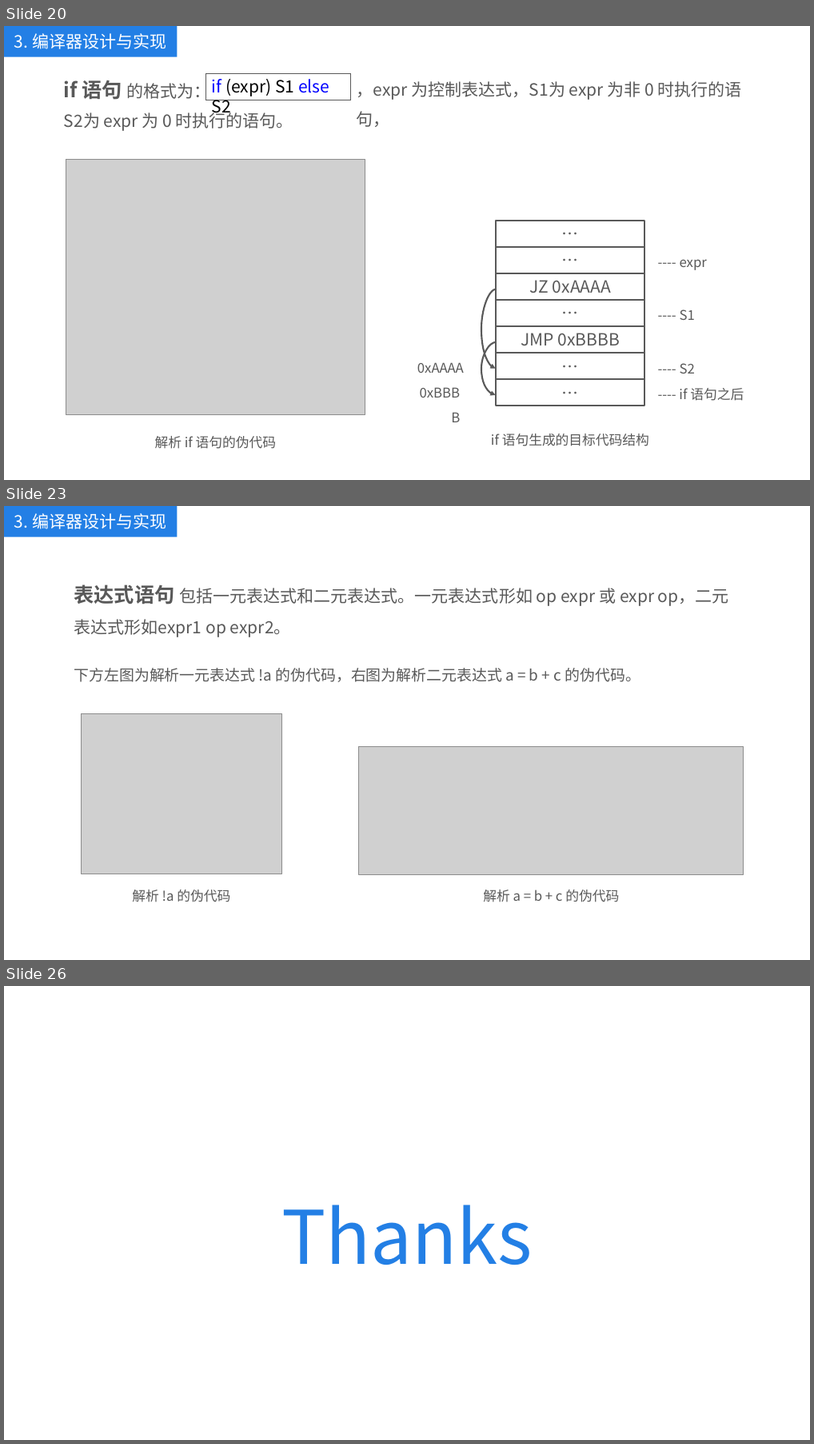
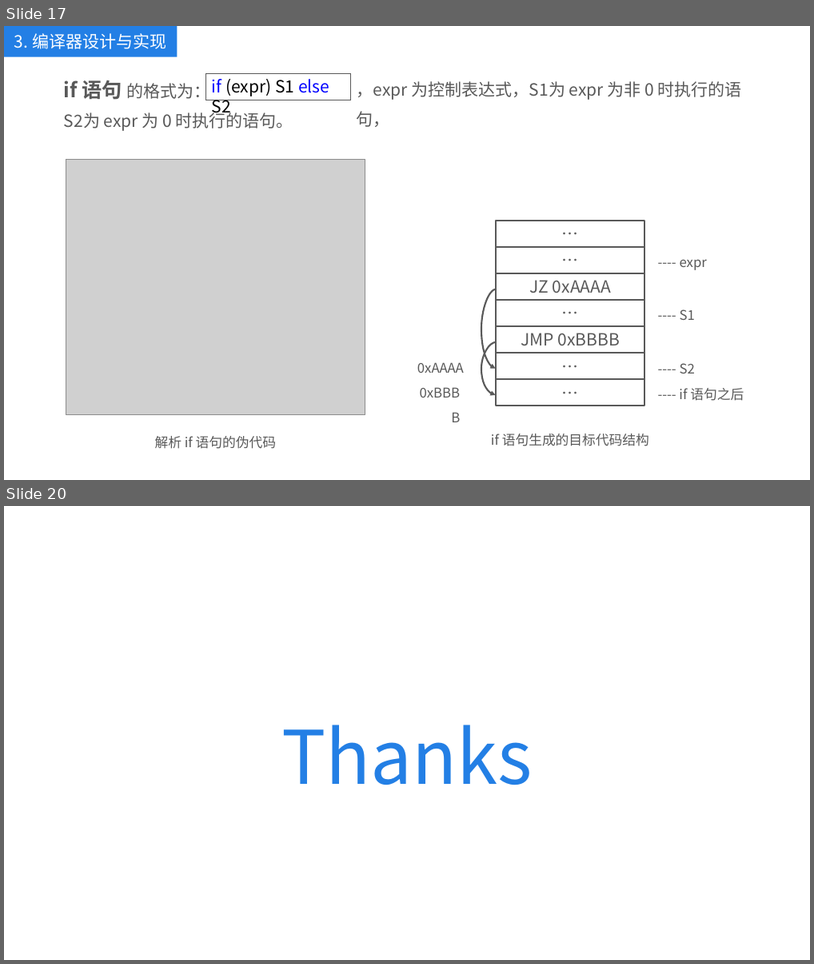
Before and after one commit to kkli28/cc, a slide deck: 论文相关/答辩ppt.pptx. Shown one above the other, each under a label of ours: slides 20, 23 and 26 before the commit, slides 17 and 20 after it; the slides between them are not shown. The pictures are 814x1444 and 814x964 pixels, drawn with LibreOffice and Linux fonts; fonts in the diff are those of the drawing; grey boxes stand for pictures. Boxes give left, top, right and bottom in pixels: in the first picture for what was removed or moved away, otherwise in the second. Text is boxed around its words. In the diff, an @@ line names an element or a change of style, - is before the commit and + after.

```diff
--- a/论文相关/答辩ppt.pptx
+++ b/论文相关/答辩ppt.pptx
@@ slide 23 removed at (4,506,810,960), background #FFFFFF @@
@@ rectangle removed at (4,506,177,537) @@
-3. 编译器设计与实现
@@ text removed at (74,584,730,637) @@
-表达式语句 包括一元表达式和二元表达式。一元表达式形如 op expr 或 expr op，二元表达式形如expr1 op expr2。
@@ text removed at (74,668,640,682) @@
-下方左图为解析一元表达式 !a 的伪代码，右图为解析二元表达式 a = b + c 的伪代码。
@@ picture removed at (81,713,282,875) @@
@@ picture removed at (359,746,744,874) @@
@@ text removed at (132,889,230,902) @@
-解析 !a 的伪代码
@@ text removed at (483,889,619,902) @@
-解析 a = b + c 的伪代码
@@ what was slide 20 is now slide 17 @@
@@ what was slide 26 is now slide 20 @@
```
Also in this commit, not shown: 12 slides changed, 5 other slides removed, 7 other files.
